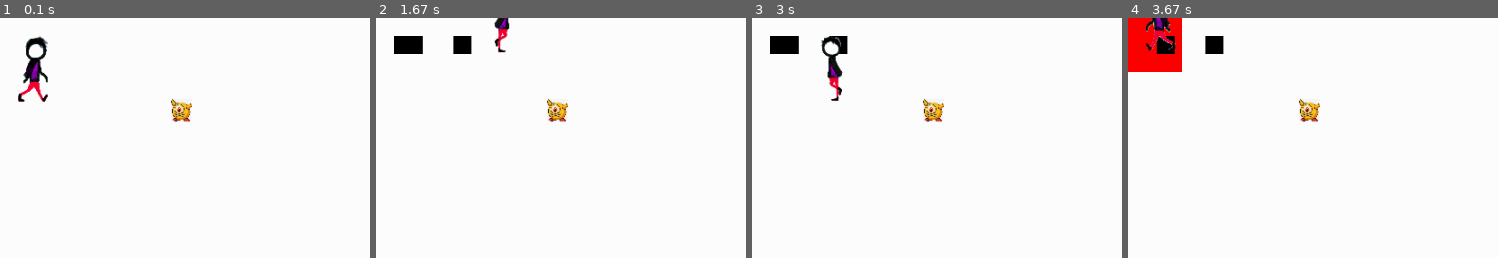
Above: before the commit, frames 1-4 (left to right).
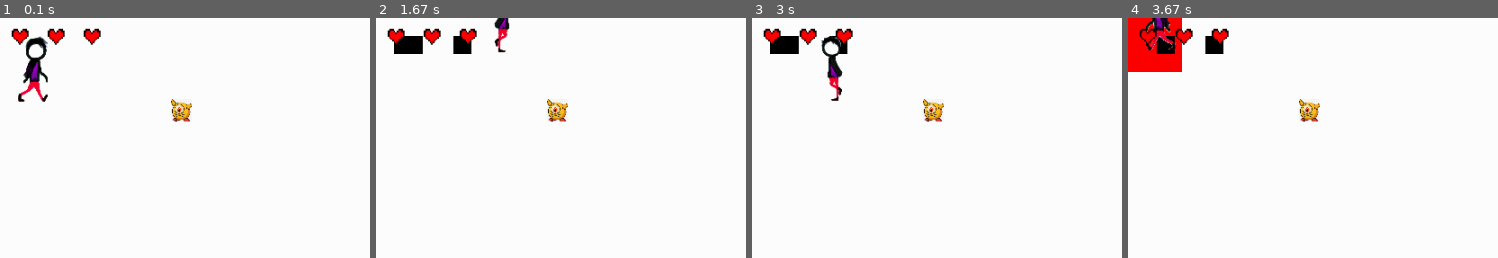
Above: after the commit, the same moments.

Repository: Jeefry465/Proyecto_pygame
Game: pygame game, started from Proyecto Final/juego.py
Same seed, same stepped clock (60 frames per second), same inputs: the game is played once before the commit and once after it.
Inputs:
- Up to frame 1 (0.1 s): no input
- Up to frame 2 (1.67 s): tap Space at 0.33, 0.73, 1.03, 1.23, 1.57 s; hold D 0.67-1.13 s; hold W 1.17-1.47 s; hold D from 1.5 s (still down)
- Up to frame 3 (3 s): tap Space at 1.87, 2.07, 2.37, 2.63, 2.97 s; release D at 1.97 s; hold A 2-2.53 s; hold S 2.57-2.87 s; hold A from 2.9 s (still down)
- Up to frame 4 (3.67 s): tap Space at 3.27, 3.4 s; release A at 3.3 s; hold W from 3.33 s (still down)
The pictures show only the part of the screen within x 0-50%, y 0-50%; the shares and areas given below are measured in that part.

The runs differ from the first frame. In frame 1, 0.7% of the frame differs, in the area x 2-28%, y 4-12%; in frame 2, 0.7%; in frame 3, 0.7%; in frame 4, 0.6%.

Commit message:
Vida Jugador
Se añade una barra de vida del jugador

Diff:
--- a/Proyecto Final/bomberman.py
+++ b/Proyecto Final/bomberman.py
@@ -6,6 +6,7 @@
 class Personaje:
     def __init__(self, x, y, animacion_jugador,energia):
         self.energia = energia
+        self.vivo = True
         self.player = pygame.Rect(0, 0, 20, 20)
         self.player.center = (x,y)
         self.animacion_jugador = animacion_jugador
@@ -33,6 +34,11 @@
 
     # Actualiza la imagen del jugador
     def actualizar(self):
+        #Comprobar si el jugador está vivo
+        if self.energia <= 0:
+            self.energia = 0
+            self.vivo = False  # Si la energía es menor o igual a 0, el jugador no está vivo
+
         tiempo_esperado = 200  # Tiempo en milisegundos entre cada cambio de imagen
         self.imagen = self.animacion_jugador[self.frame]  # Actualiza la imagen del jugador
 
--- a/Proyecto Final/constantes.py
+++ b/Proyecto Final/constantes.py
@@ -9,3 +9,5 @@
 TAMANO_ENEMIGO = 0.1
 #Máximo de bombas que puede colocar el jugador
 MAX_BOMBAS = 3
+#Tamaño de los coarazones
+TAMANO_COARAZON = 0.1
--- a/Proyecto Final/juego.py
+++ b/Proyecto Final/juego.py
@@ -29,7 +29,11 @@
     ventana = pygame.display.set_mode((1000, 600))
     pygame.display.set_caption("BomberMan")
 
-
+    #Importar barra de energia
+    corazon_vacio = pygame.image.load("Proyecto Final//Recursos//Corazon Vida//barra1.png").convert_alpha()
+    corazon_lleno = pygame.image.load("Proyecto Final//Recursos//Corazon Vida//barra2.png").convert_alpha()
+    corazon_vacio = tamano_imagenes(corazon_vacio, TAMANO_COARAZON)
+    corazon_lleno = tamano_imagenes(corazon_lleno, TAMANO_COARAZON)
 
     animacion_jugador = []
 
@@ -62,7 +66,13 @@
         animacion_enemigos.append(lista_temporal)
 
 
-
+    #Vida jugador
+    def vida_jugador():
+        for i in range(3):
+            if jugador.energia >= (i + 1) * 33:
+                ventana.blit(corazon_lleno, (10 + i * 40, 10))
+            else:
+                ventana.blit(corazon_vacio, (10 + i * 40, 10))
 
 
     # Se crea el jugador,posicion en el plano, adopta imagen jugador la cual es la imagen 1
@@ -82,10 +92,6 @@
     lista_enemigos.append(enemigo2)
     lista_enemigos.append(enemigo3)
     lista_enemigos.append(enemigo4)
-
-
-
-
 
 
 
@@ -198,6 +204,9 @@
         for enemi in lista_enemigos:
             enemi.dibujar(ventana)
 
+        # Dibujar la barra de vida del jugador
+        vida_jugador()
+
 
         # Actualizar la pantalla
         pygame.display.update()
Binary file added: Proyecto Final/Recursos/Corazon Vida/barra1.png
Binary file added: Proyecto Final/Recursos/Corazon Vida/barra2.png
